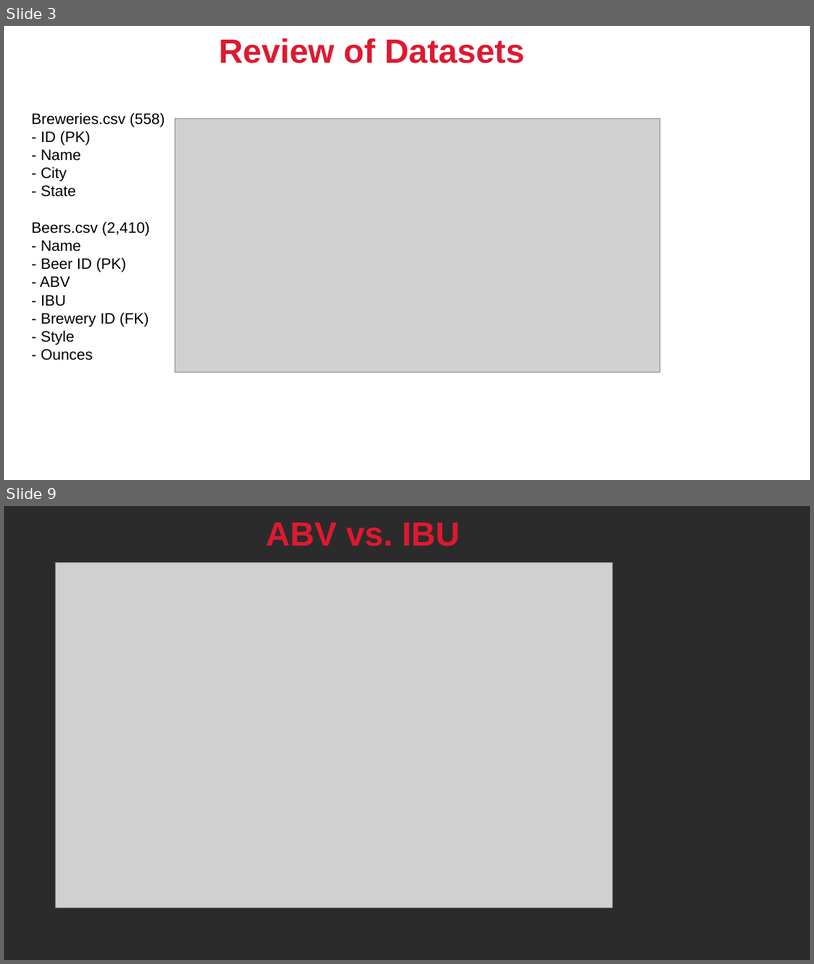
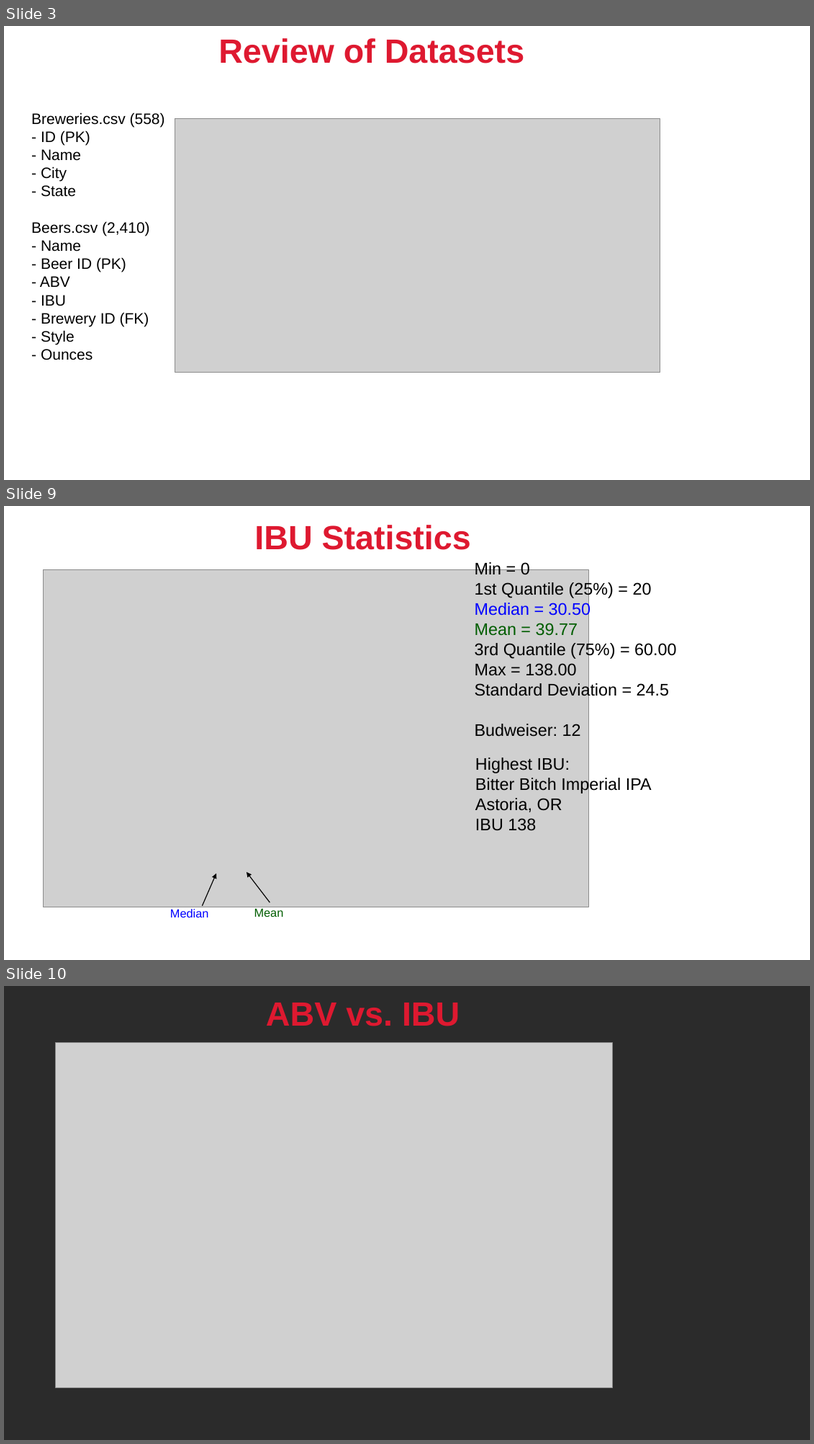
Before and after one commit to troymcsimov/6306, a slide deck: Case Study 1/EDA slides-1.pptx. Shown one above the other, each under a label of ours: slides 3 and 9 before the commit, slides 3, 9 and 10 after it; the slides between them are not shown. The pictures are 814x964 and 814x1444 pixels, drawn with LibreOffice and Linux fonts; fonts in the diff are those of the drawing; grey boxes stand for pictures; background and template pictures are left out; a plain dark background stands for a picture behind light text. Boxes give left, top, right and bottom in pixels: in the first picture for what was removed or moved away, otherwise in the second. Text is boxed around its words. In the diff, an @@ line names an element or a change of style, - is before the commit and + after.

```diff
--- a/Case Study 1/EDA slides-1.pptx
+++ b/Case Study 1/EDA slides-1.pptx
@@ slide 9 added at <box>4,506,810,960</box>, background picture (left out) @@
@@ title added at <box>255,525,471,550</box>, 40 pt, text #DE1930, bold @@
+IBU Statistics
@@ picture added at <box>44,569,589,907</box> @@
@@ text added at <box>475,561,676,736</box>, 20 pt, text #000000 @@
+Min = 0
+1st Quantile (25%) = 20
+Median = 30.50
+Mean = 39.77
+3rd Quantile (75%) = 60.00
+Max = 138.00
+Standard Deviation = 24.5
+Budweiser: 12
@@ text added at <box>476,757,652,831</box>, 20 pt, text #000000 @@
+Highest IBU:
+Bitter Bitch Imperial IPA
+Astoria, OR
+IBU 138
@@ arrow added from (270, 902) to (247, 872), #000000 1 pt @@
@@ arrow added from (203, 906) to (216, 873), #000000 1 pt @@
@@ text added at <box>170,908,209,917</box>, 14 pt, text #0000FF @@
+Median
@@ text added at <box>255,908,284,916</box>, 14 pt, text #005D00 @@
+Mean
@@ what was slide 9 is now slide 10 @@
```
Also in this commit, not shown: 5 slides changed, 1 other slide added.
